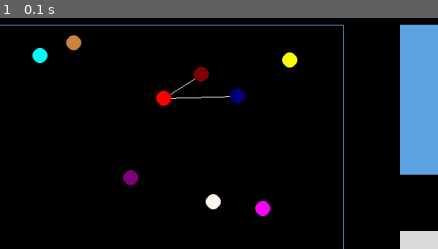
Above: before the commit, frame 1.
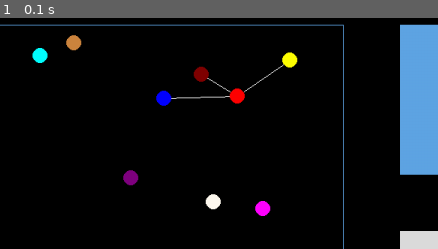
Above: after the commit, the same moment.

Repository: linyirun/EpidemicSimulator
Game: pygame game, started from main.py
Two runs of this game, one before a commit and one after it. Both use one fixed random seed, a clock stepped at 60 frames per second and the inputs below.
Inputs:
- Up to frame 1 (0.1 s): no input
The pictures show only the part of the screen within x 4-54%, y 0-50%; the shares and areas given below are measured in that part.

The runs differ from the first frame. In frame 1, 0.6% of the frame differs, in the area x 35-65%, y 19-39%.

Commit message:
Think I finished
although we probably need to change the probability of infection in each frame tomorrow.

Diff:
--- a/graph.py
+++ b/graph.py
@@ -1,5 +1,5 @@
 from __future__ import annotations
-from person_edge import Person, INFECTED, SUSCEPTIBLE, RECOVERED, Edge
+from person_edge import Person, INFECTED, SUSCEPTIBLE, RECOVERED, Edge, CONTACT, FAMILY
 import random
 
 class Graph:
@@ -16,7 +16,7 @@
         self.edges = set()
 
     def build_family_edge(self, person1: Person, person2: Person) -> None:
-        edge = Edge(person1, person2)
+        edge = Edge(person1, person2, FAMILY)
         person1.family[person2.id] = edge
         person2.family[person1.id] = edge
 
@@ -33,5 +33,11 @@
                             person.location[1] - patient.location[1]) ** 2) ** 0.5 < close_contact_distance:
                         patient.create_close_contact_edge(person)
 
-    def make_infection(self):
+    def make_infection(self, close_contact_distance: int) -> set[Person]:
         '''return all the newly infected people'''
+        newly_infected = set()
+        for patient in self.infected:
+            for edge in patient.close_contact.values():
+                if edge.infect(close_contact_distance) is not None:
+                    newly_infected.add(edge.infect(close_contact_distance))
+        return newly_infected
--- a/person_edge.py
+++ b/person_edge.py
@@ -1,9 +1,13 @@
 from __future__ import annotations
 import random
 from typing import Optional
+
 SUSCEPTIBLE = 1
 INFECTED = 2
 RECOVERED = 3
+CONTACT = 9
+FAMILY = 8
+
 
 class Person:
     id: int
@@ -15,7 +19,7 @@
     speed: float
     close_contact: dict[int: Edge]
     family: dict[int: Edge]
-    infection_frame: Optional[int] # the number of frame that this
+    infection_frame: Optional[int]  # the number of frame that this
 
     # initial location could be list of list as keeps list of moves [[0,0], [3,10]] initial should be starting point example 0,0
     def __init__(self, x: int, y: int, speed: float, family_id: int, id: int):
@@ -55,15 +59,45 @@
         """
         person.state is SUSCEPTIBLE
         """
-        self.close_contact[person.id] = Edge(self, person)
+        self.close_contact[person.id] = Edge(self, person, CONTACT)
 
 
 class Edge:
     person1: Person
     person2: Person
+    relation: FAMILY | CONTACT
 
-    def __init__(self, first: Person, second: Person) -> None:
+    def __init__(self, first: Person, second: Person, relation: FAMILY | CONTACT) -> None:
         self.person1 = first
         self.person2 = second
+        self.relation = relation
 
-    # def infect(self) -> None:
+    def infect(self, close_contact_distance: int) -> Optional[Person]:
+        if (self.person1.state is INFECTED and self.person2 is not INFECTED) or (
+                self.person1.state is not INFECTED and self.person2 is INFECTED):
+            if self.relation is FAMILY:
+                if random.random() < 0.05:
+                    return self.get_infected_person()
+                else:
+                    return None
+            else:
+                distance = ((self.person1.location[0] - self.person2.location[0]) ** 2 + (
+                        self.person1.location[1] - self.person2.location[1]) ** 2) ** 0.5
+                factor = 0.001
+                chance = 1 - ((close_contact_distance - distance) / close_contact_distance) ** 2 * factor
+                if random.random() < chance:
+                    return self.get_infected_person()
+                else:
+                    return None
+        else:
+            return None
+
+    def get_infected_person(self):
+        """
+        - (self.person1.state is INFECTED and self.person2 is not INFECTED) or
+         (self.person1.state is not INFECTED and self.person2 is INFECTED)
+        """
+        if self.person1.state is INFECTED and self.person2 is not INFECTED:
+            return self.person2
+        else:
+            return self.person1
--- a/simulation.py
+++ b/simulation.py
@@ -67,7 +67,7 @@
                 person.infection_frame = self.frame_num
                 self.simu_graph.infected.add(person)
             self.simu_graph.update_edge(self.frame_num, self.recover_period, self.close_contact_distance)
-            #self.infected = self.simu_graph.make_infection(self.frame_num)
+            self.infected = self.simu_graph.make_infection(self.close_contact_distance)
         else:
             print('Done')
 
